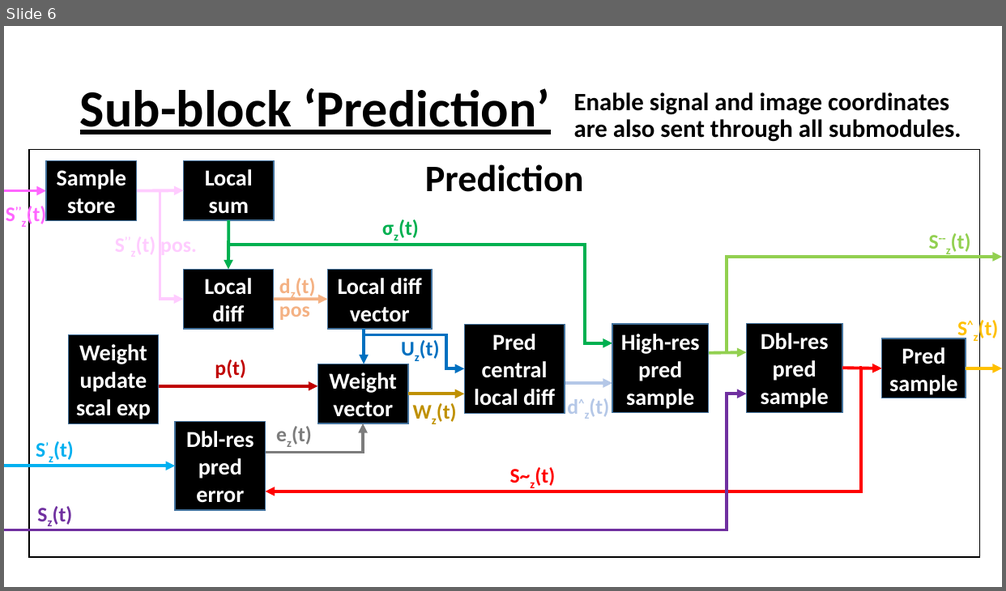
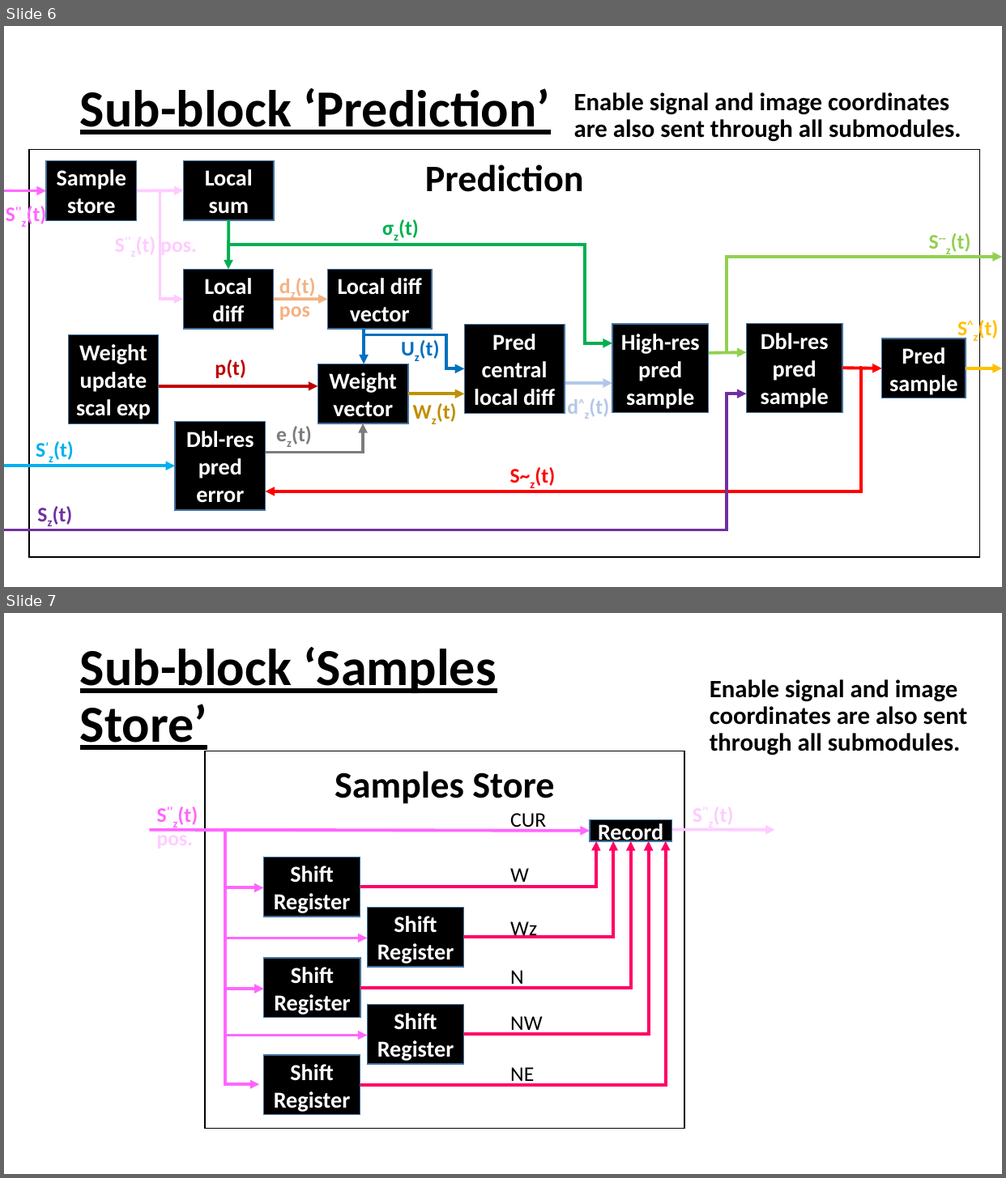
Before and after one commit to CristianG89/CCSDS123_Issue2, a slide deck: Block diagram.pptx. Shown one above the other, each under a label of ours: slide 6 before the commit, slides 6 and 7 after it. The pictures are 1006x591 and 1006x1178 pixels, drawn with LibreOffice and Linux fonts; fonts in the diff are those of the drawing. Boxes give left, top, right and bottom in pixels: in the first picture for what was removed or moved away, otherwise in the second. Text is boxed around its words. In the diff, an @@ line names an element or a change of style, - is before the commit and + after.

Commit message:
Predictor block updated. TBC on Master Thesis

```diff
--- a/Block diagram.pptx
+++ b/Block diagram.pptx
@@ slide 7 added at (4,613,1002,1174), background #FFFFFF @@
@@ title added at (80,646,496,754), 50 pt, text #000000, bold, underline @@
+Sub-block ‘Samples Store’
@@ text added at (710,679,968,756), 24 pt, text #000000, bold @@
+Enable signal and image coordinates are also sent through all submodules.
@@ rectangle added at (205,752,684,1129), fill #FFFFFF, outline #000000 1 pt, 36 pt, text #000000, bold @@
+Samples Store
@@ text added at (157,807,198,849), 20 pt, text #FFCCFF, bold @@
+S’’z(t) S’’z(t) pos.
@@ arrow added from (149, 830) to (590, 831), #FF66FF 3 pt @@
@@ elbow arrow added from (225, 830) to (259, 1084), #FF66FF 3 pt @@
@@ text added at (510,813,546,1086), 20 pt, text #000000 @@
+CUR
+W
+Wz
+N
+NW
+NE
@@ rectangle added at (590,820,672,842), fill #000000, outline #43739E 1 pt, 22 pt, text #FFFFFF, bold @@
+Record
@@ arrow added from (664, 829) to (775, 830), #FFCCFF 3 pt @@
@@ elbow arrow added from (360, 887) to (596, 841), #FF0066 3 pt @@
@@ elbow arrow added from (360, 988) to (631, 841), #FF0066 3 pt @@
@@ elbow arrow added from (360, 1085) to (666, 841), #FF0066 3 pt @@
@@ elbow arrow added from (463, 937) to (613, 841), #FF0066 3 pt @@
@@ elbow arrow added from (463, 1034) to (649, 841), #FF0066 3 pt @@
@@ rectangle added at (264,857,360,917), fill #000000, outline #43739E 1 pt, 22 pt, text #FFFFFF, bold @@
+Shift Register
@@ elbow arrow added from (225, 887) to (264, 888), #FF66FF 3 pt @@
@@ rectangle added at (367,907,463,967), fill #000000, outline #43739E 1 pt, 22 pt, text #FFFFFF, bold @@
+Shift Register
@@ elbow arrow added from (225, 937) to (367, 938), #FF66FF 3 pt @@
@@ rectangle added at (264,958,360,1018), fill #000000, outline #43739E 1 pt, 22 pt, text #FFFFFF, bold @@
+Shift Register
@@ elbow arrow added from (225, 988) to (264, 989), #FF66FF 3 pt @@
@@ rectangle added at (367,1004,463,1064), fill #000000, outline #43739E 1 pt, 22 pt, text #FFFFFF, bold @@
+Shift Register
@@ elbow arrow added from (225, 1034) to (367, 1035), #FF66FF 3 pt @@
@@ rectangle added at (264,1055,360,1115), fill #000000, outline #43739E 1 pt, 22 pt, text #FFFFFF, bold @@
+Shift Register
```
Also in this commit, not shown: 3 slides changed, 4 other slides added, 23 other files.
